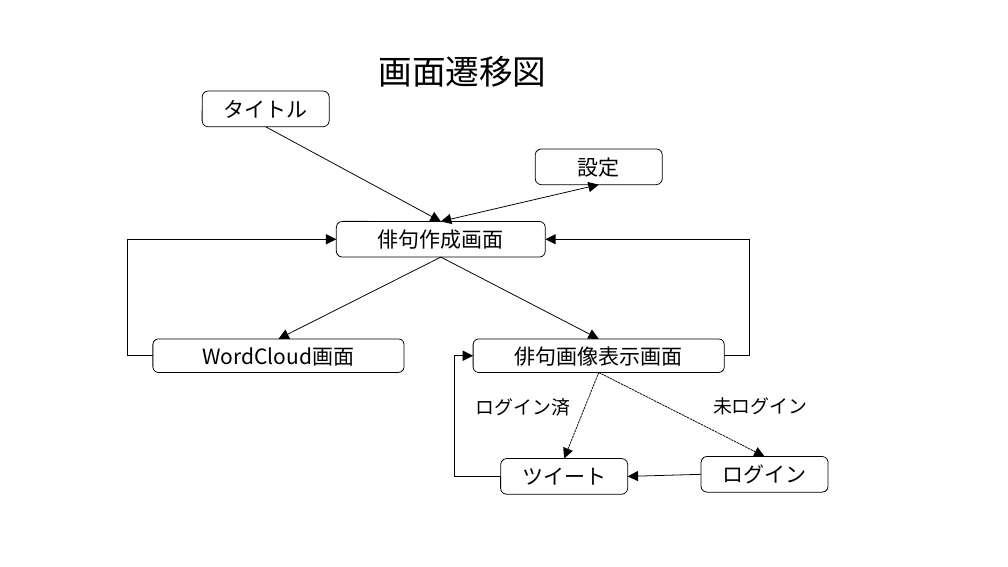
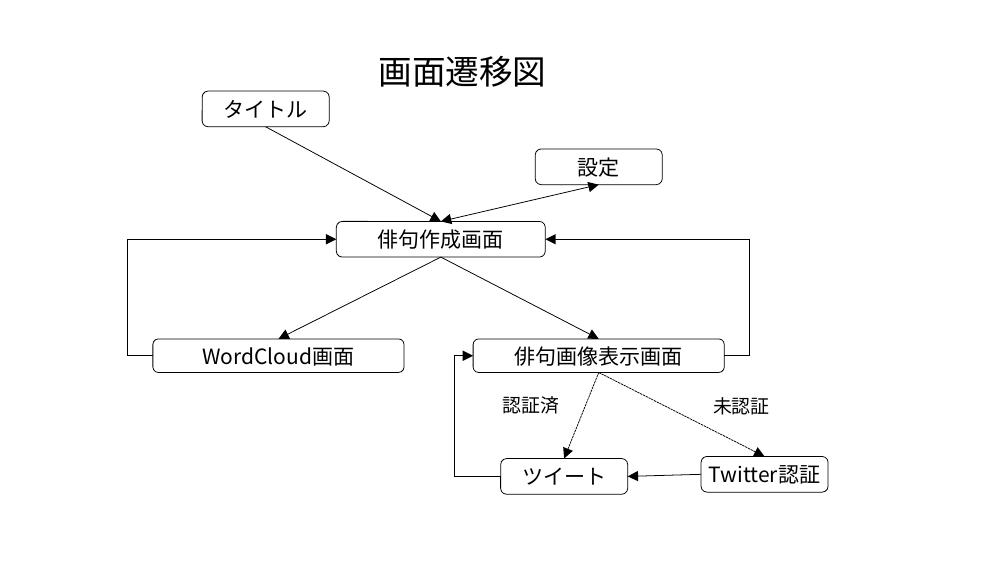
Before and after one commit to PL2GroupJ/Document, a slide deck: slide 8 of screen_design_v2.ppt. Drawn at 1008x567 pixels with LibreOffice and Linux fonts; fonts in the diff are those of the drawing. Boxes give left, top, right and bottom in pixels: in the first picture for what was removed or moved away, otherwise in the second. Text is boxed around its words. In the diff, an @@ line names an element or a change of style, - is before the commit and + after.

Commit message:
「ログアウト」も一応「連携解除」に

```diff
--- a/screen_design_v2.ppt
+++ b/screen_design_v2.ppt
@@ text at [502, 396, 559, 414]: text changed @@
-ログイン済
+認証済
@@ text at [713, 397, 770, 415]: text changed @@
-未ログイン
+未認証
@@ text in rounded rectangle at [709, 465, 820, 484]: text changed @@
-ログイン
+Twitter認証
```
Also in this commit, not shown: 1 other slide changed.
